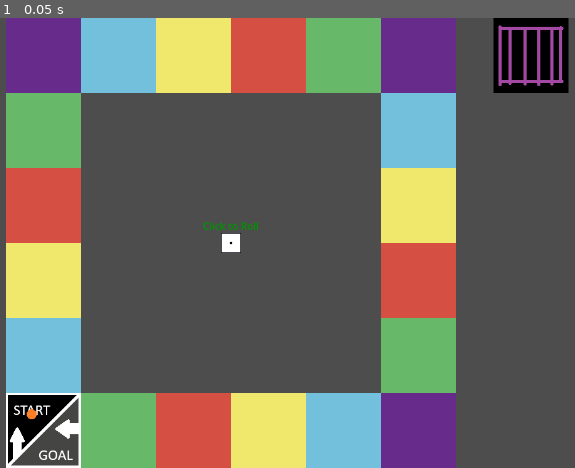
Above: before the commit, frame 1.
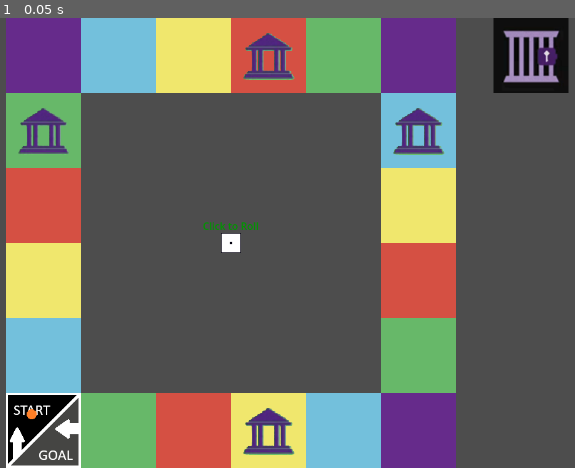
Above: after the commit, the same moment.

Repository: tjfeldman/RulesRace
Game: Godot game, scene res://rules_race_board.tscn
The game is run twice, just before and just after one commit, with the same random seed, the same clock (stepped at 60 frames per second) and the same inputs.
Inputs:
- Up to frame 1 (0.05 s): no input

The runs differ from the first frame. In frame 1, 3.3% of the frame differs, in the area x 3-99%, y 1-98%.

Commit message:
Instead of playing being given an array of movements, the move player function now just moves the token the position given. Jail and Escape functions now call Move Player. Added optional parameter to move player so movement can be different when transitioning between board and jail. Added check after die movement if player landed on office space.

Diff:
--- a/scenes/board.tscn
+++ b/scenes/board.tscn
@@ -9,6 +9,7 @@
 [ext_resource type="Texture2D" uid="uid://b032ktrvh0mbc" path="res://assets/green_tile.png" id="6_mwcd8"]
 [ext_resource type="Texture2D" uid="uid://clcxwlup0s2k4" path="res://assets/purple_tile.png" id="7_74c1j"]
 [ext_resource type="Texture2D" uid="uid://d2r5jy8ghs5ff" path="res://assets/jail_tile.png" id="8_ba0us"]
+[ext_resource type="Texture2D" uid="uid://b1gn6xv7bo2fs" path="res://assets/office_space.png" id="9_ar2e0"]
 
 [node name="Board" type="Node2D" node_paths=PackedStringArray("boardTiles", "jailTile")]
 script = ExtResource("1_wmvsh")
@@ -22,113 +23,134 @@
 [node name="StartGoalTile" type="Sprite2D" parent="."]
 position = Vector2(-300, 300)
 texture = ExtResource("2_n230i")
+script = ExtResource("4_n230i")
 
 [node name="BlueTile" type="Sprite2D" parent="."]
 position = Vector2(-300, 180)
 texture = ExtResource("3_ar2e0")
 script = ExtResource("4_n230i")
+color = 1
 
 [node name="YellowTile" type="Sprite2D" parent="."]
 position = Vector2(-300, 60)
 texture = ExtResource("4_pnb36")
 script = ExtResource("4_n230i")
-color = 1
+color = 2
 
 [node name="RedTile" type="Sprite2D" parent="."]
 position = Vector2(-300, -60)
 texture = ExtResource("5_mvl7x")
 script = ExtResource("4_n230i")
-color = 2
+color = 3
 
 [node name="GreenTile" type="Sprite2D" parent="."]
 position = Vector2(-300, -180)
 texture = ExtResource("6_mwcd8")
 script = ExtResource("4_n230i")
-color = 3
+color = 4
+officeSpace = true
+
+[node name="OfficeSpace" type="Sprite2D" parent="GreenTile"]
+texture = ExtResource("9_ar2e0")
 
 [node name="PurpleTile" type="Sprite2D" parent="."]
 position = Vector2(-300, -300)
 texture = ExtResource("7_74c1j")
 script = ExtResource("4_n230i")
-color = 4
+color = 5
 
 [node name="BlueTile2" type="Sprite2D" parent="."]
 position = Vector2(-180, -300)
 texture = ExtResource("3_ar2e0")
 script = ExtResource("4_n230i")
+color = 1
 
 [node name="YellowTile2" type="Sprite2D" parent="."]
 position = Vector2(-60, -300)
 texture = ExtResource("4_pnb36")
 script = ExtResource("4_n230i")
-color = 1
+color = 2
 
 [node name="RedTile2" type="Sprite2D" parent="."]
 position = Vector2(60, -300)
 texture = ExtResource("5_mvl7x")
 script = ExtResource("4_n230i")
-color = 2
+color = 3
+officeSpace = true
+
+[node name="OfficeSpace" type="Sprite2D" parent="RedTile2"]
+texture = ExtResource("9_ar2e0")
 
 [node name="GreenTile2" type="Sprite2D" parent="."]
 position = Vector2(180, -300)
 texture = ExtResource("6_mwcd8")
 script = ExtResource("4_n230i")
-color = 3
+color = 4
 
 [node name="PurpleTile2" type="Sprite2D" parent="."]
 position = Vector2(300, -300)
 texture = ExtResource("7_74c1j")
 script = ExtResource("4_n230i")
-color = 4
+color = 5
 
 [node name="BlueTile3" type="Sprite2D" parent="."]
 position = Vector2(300, -180)
 texture = ExtResource("3_ar2e0")
 script = ExtResource("4_n230i")
+color = 1
+officeSpace = true
+
+[node name="OfficeSpace" type="Sprite2D" parent="BlueTile3"]
+texture = ExtResource("9_ar2e0")
 
 [node name="YellowTile3" type="Sprite2D" parent="."]
 position = Vector2(300, -60)
 texture = ExtResource("4_pnb36")
 script = ExtResource("4_n230i")
-color = 1
+color = 2
 
 [node name="RedTile3" type="Sprite2D" parent="."]
 position = Vector2(300, 60)
 texture = ExtResource("5_mvl7x")
 script = ExtResource("4_n230i")
-color = 2
+color = 3
 
 [node name="GreenTile3" type="Sprite2D" parent="."]
 position = Vector2(300, 180)
 texture = ExtResource("6_mwcd8")
 script = ExtResource("4_n230i")
-color = 3
+color = 4
 
 [node name="PurpleTile3" type="Sprite2D" parent="."]
 position = Vector2(300, 300)
 texture = ExtResource("7_74c1j")
 script = ExtResource("4_n230i")
-color = 4
+color = 5
 
 [node name="BlueTile4" type="Sprite2D" parent="."]
 position = Vector2(180, 300)
 texture = ExtResource("3_ar2e0")
 script = ExtResource("4_n230i")
+color = 1
 
 [node name="YellowTile4" type="Sprite2D" parent="."]
 position = Vector2(60, 300)
 texture = ExtResource("4_pnb36")
 script = ExtResource("4_n230i")
-color = 1
+color = 2
+officeSpace = true
+
+[node name="OfficeSpace" type="Sprite2D" parent="YellowTile4"]
+texture = ExtResource("9_ar2e0")
 
 [node name="RedTile4" type="Sprite2D" parent="."]
 position = Vector2(-60, 300)
 texture = ExtResource("5_mvl7x")
 script = ExtResource("4_n230i")
-color = 2
+color = 3
 
 [node name="GreenTile4" type="Sprite2D" parent="."]
 position = Vector2(-180, 300)
 texture = ExtResource("6_mwcd8")
 script = ExtResource("4_n230i")
-color = 3
+color = 4
--- a/scripts/Board.gd
+++ b/scripts/Board.gd
@@ -1,6 +1,6 @@
 extends Node2D
 
-@export var boardTiles : Array[Node];
+@export var boardTiles : Array[Tile];
 @export var jailTile: Node;
 
 var numberOfTiles : int;
@@ -8,17 +8,32 @@
 func _ready() -> void:
 	numberOfTiles = boardTiles.size();
 
-func getTile(pos: int):
+func _getTile(pos: int):
 	if pos >= 0 && pos < numberOfTiles:
 		return boardTiles[pos];
 	return null;
 
-func calculateMove(startPosition : int, spaces: int):
-	var step = 1 if (spaces < 0) else -1; #negative step for forward, positive step for backwards
-	var positions : Array[Node];
-	#since range() is exclusive, we start from the tile we will end on and build backwards
-	for i : int in range(startPosition + spaces, startPosition, step):
-		#make sure player doesn't move before the start or past the goal
-		if i >= 0 && i < numberOfTiles:
-			positions.push_front(boardTiles[i]);
-	return positions;
+func getTilePosition(pos: int):
+	var tile = _getTile(pos);
+	return tile.global_position if tile != null else null;
+
+func getJailPosition():
+	return jailTile.global_position;
+
+func getPlayerPosition(player: Node2D):
+	return getTilePosition(player.getBoardPosition());
+
+func isOfficeSpace(pos: int):
+	var tile = _getTile(pos);
+	return tile != null && tile.isOfficeSpace();
+
+##TODO: DELETE IN FUTURE
+#func calculateMove(startPosition : int, spaces: int):
+	#var step = 1 if (spaces < 0) else -1; #negative step for forward, positive step for backwards
+	#var positions : Array[Tile];
+	##since range() is exclusive, we start from the tile we will end on and build backwards
+	#for i : int in range(startPosition + spaces, startPosition, step):
+		##make sure player doesn't move before the start or past the goal
+		#if i >= 0 && i < numberOfTiles:
+			#positions.push_front(boardTiles[i]);
+	#return positions;
--- a/scripts/Colors.gd
+++ b/scripts/Colors.gd
@@ -2,7 +2,8 @@
 class_name Colors
 
 enum TileColor {
-	BlUE,
+	NONE,
+	BLUE,
 	YELLOW,
 	RED,
 	GREEN,
--- a/scripts/Main.gd
+++ b/scripts/Main.gd
@@ -6,13 +6,24 @@
 func _on_dice_dice_has_rolled(roll: String) -> void:
 	match roll:
 		"Jail":
-			player.sendToJail(board.jailTile.global_position);
+			player.sendToJail(board.getJailPosition());
 		"Escape":
-			player.escapeFromJail(board.getTile(player.getBoardPosition()).global_position);
+			player.escapeFromJail(board.getPlayerPosition(player));
 		_:
 			if !player.isInJail():
-				print("Moving player %s space(s)" % roll);
-				var moves = board.calculateMove(player.getBoardPosition(), int(roll));
-				player.movePlayer(int(roll), moves);
-			else:
-				print("Cannot move player due to being in Jail");
+				var currentPosition = player.getBoardPosition();
+				var spaces = int(roll);
+				while spaces > 0:
+					currentPosition += 1;
+					var nextTilePosition = board.getTilePosition(currentPosition);
+					if nextTilePosition != null:
+						await player.movePlayer(nextTilePosition);
+					spaces -= 1;
+
+				#update board position after while loop
+				player.setBoardPosition(currentPosition);
+
+				#check if the tile landed on is an office space
+				if board.isOfficeSpace(currentPosition):
+					#TODO add popup
+					print("Office Space Landed On");
--- a/scripts/Player.gd
+++ b/scripts/Player.gd
@@ -10,26 +10,22 @@
 func getBoardPosition():
 	return _boardPosition;
 
-func movePlayer(spaces: int, moves: Array[Node]):
-	for tile in moves:
-		print("Moving to Tile %s" % tile);
-		var tween =  create_tween();
-		tween.tween_property(piece, "position", tile.global_position, playerMoveSpeed);
-		await tween.finished;
-	_boardPosition += spaces;
+func setBoardPosition(pos: int):
+	_boardPosition = pos;
 
-func sendToJail(jailPosition : Vector2):
+func movePlayer(newPos: Vector2, moveSpeed = playerMoveSpeed):
+	var tween =  create_tween();
+	tween.tween_property(piece, "position", newPos, moveSpeed);
+	await tween.finished;
+
+func sendToJail(jailPosition:Vector2):
 	if !_inJail:
-		print("Player sent to jail");
-		var tween =  create_tween();
-		tween.tween_property(piece, "position", jailPosition, playerMoveSpeed * 3);
+		await movePlayer(jailPosition, playerMoveSpeed * 3);
 		_inJail = true;
 
-func escapeFromJail(boardPosition: Vector2):
+func escapeFromJail(boardPosition:Vector2):
 	if _inJail:
-		print("Player escaped from jail");
-		var tween =  create_tween();
-		tween.tween_property(piece, "position", boardPosition, playerMoveSpeed * 3);
+		await movePlayer(boardPosition, playerMoveSpeed * 3);
 		_inJail = false;
 
 func isInJail():
--- a/scripts/Tile.gd
+++ b/scripts/Tile.gd
@@ -1,4 +1,9 @@
 extends Sprite2D
 
-@export var color : Colors.TileColor = Colors.TileColor.BlUE;
-@export var isOfficeSpace : bool = false;
+class_name Tile
+
+@export var color : Colors.TileColor = Colors.TileColor.NONE;
+@export var officeSpace : bool = false;
+
+func isOfficeSpace():
+	return officeSpace;
Binary file changed: assets/jail_tile.png
Binary file added: assets/office_space.png
Not shown, added: assets/office_space.png.import
Not shown: 1 places in scenes/board.tscn that only renumber resources
Not shown, changed: README.md
